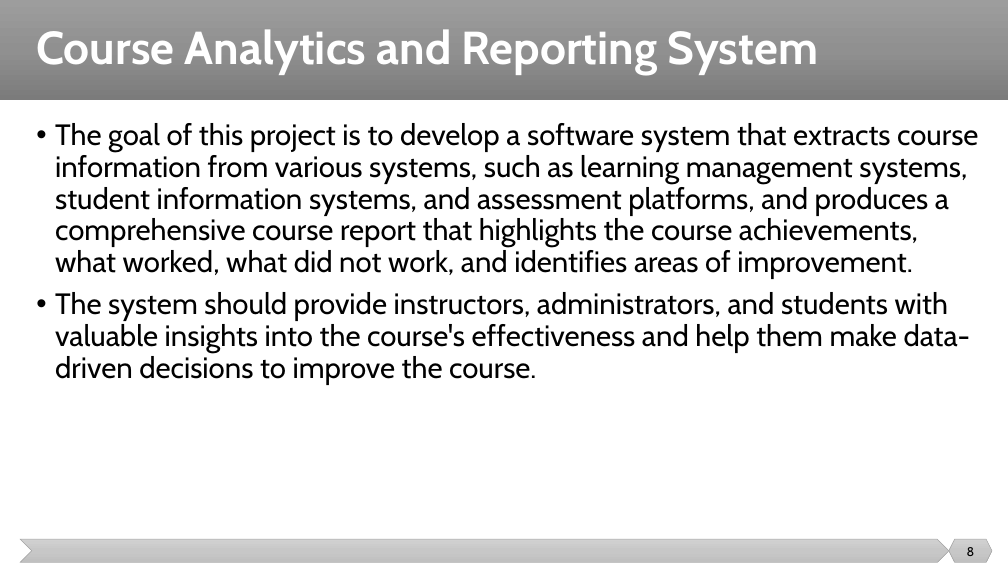
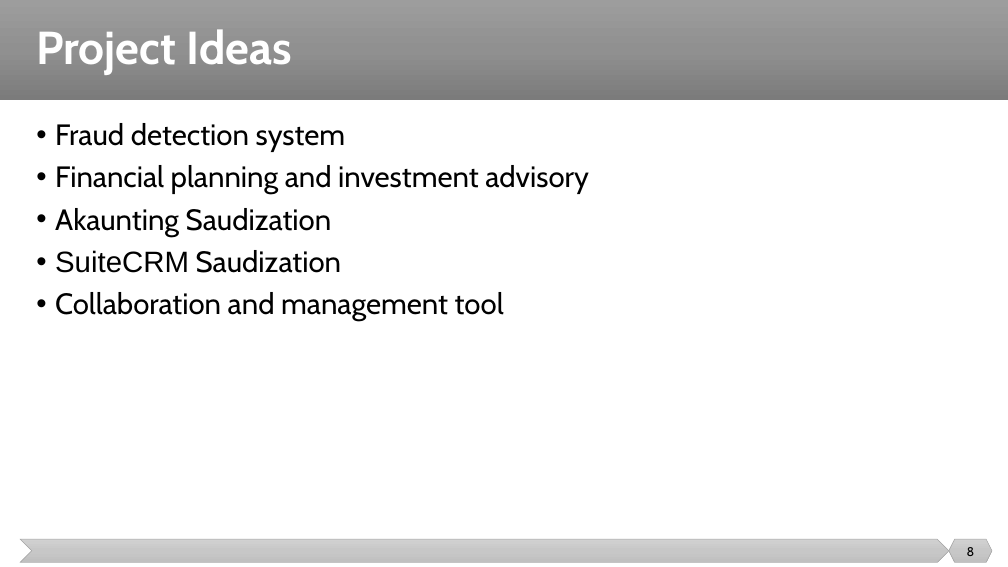
Before and after one commit to malenezi/malenezi, a slide deck: slide 8 of SE499/Lectures/2/Projects.pptx. Drawn at 1008x567 pixels with LibreOffice and Linux fonts; fonts in the diff are those of the drawing. Boxes give left, top, right and bottom in pixels: in the first picture for what was removed or moved away, otherwise in the second. Text is boxed around its words. In the diff, an @@ line names an element or a change of style, - is before the commit and + after.

```diff
--- a/SE499/Lectures/2/Projects.pptx
+++ b/SE499/Lectures/2/Projects.pptx
@@ title at [36,29,292,75]: text changed @@
-Course Analytics and Reporting System
+Project Ideas
@@ text at [55,123,589,321]: text changed @@
-• The goal of this project is to develop a software system that extracts course information from various systems, such as learning management systems, student information systems, and assessment platforms, and produces a comprehensive course report that highlights the course achievements, what worked, what did not work, and identifies areas of improvement.
-• The system should provide instructors, administrators, and students with valuable insights into the course's effectiveness and help them make data-driven decisions to improve the course.
+• Fraud detection system
+• Financial planning and investment advisory
+• Akaunting Saudization
+• SuiteCRM Saudization
+• Collaboration and management tool
```
Also in this commit, not shown: 9 other slides changed, 14 slides added, 6 slides removed.
